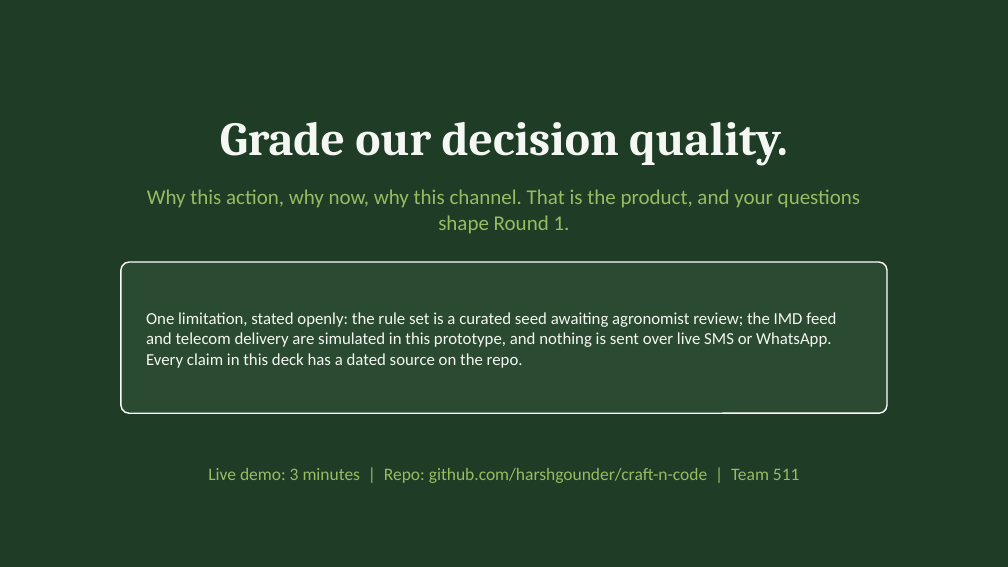
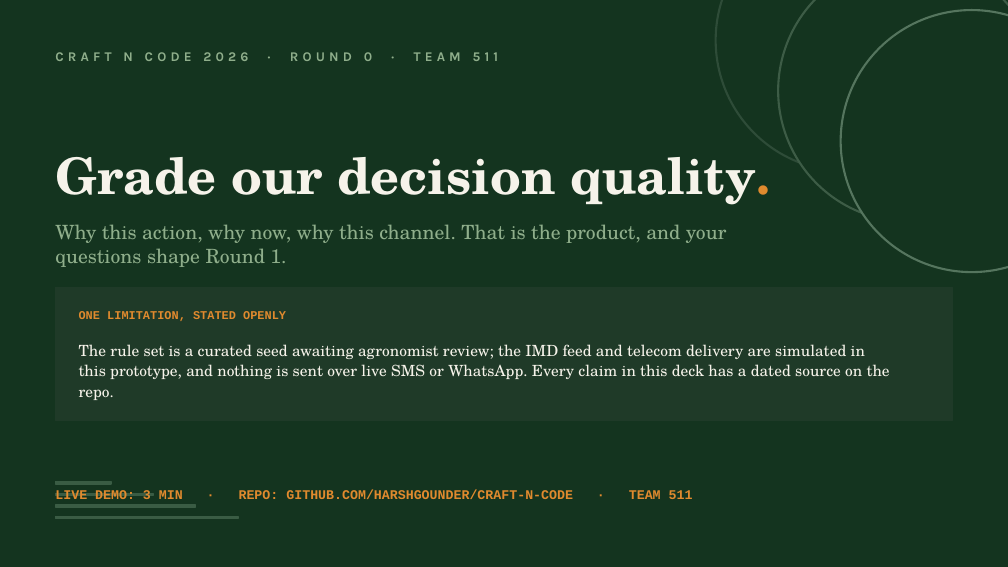
Before and after one commit to harshgounder/craft-n-code, a slide deck: slide 11 of scaffold/deck/KrishiSetu-Round0-20260816.pptx. Drawn at 1008x567 pixels with LibreOffice and Linux fonts; fonts in the diff are those of the drawing. Boxes give left, top, right and bottom in pixels: in the first picture for what was removed or moved away, otherwise in the second. Text is boxed around its words. In the diff, an @@ line names an element or a change of style, - is before the commit and + after.

Commit message:
deck: KrishiSetu v2 redesign (editorial field journal, Canva-style)
- Full visual overhaul: warm paper + deep paddy green + single amber accent
- Editorial typography: Georgia display, Trebuchet labels, Courier data
- Varied layouts: hero stats, split panels, dark pipeline, phone mockup
- Signature motifs: cyclone arcs, crop rows, decision-stamp chips
- Honesty + proof content unchanged, all claims identical to v1
- Verified: 11 slides render, text layer clean, no em dashes

```diff
--- a/scaffold/deck/KrishiSetu-Round0-20260816.pptx
+++ b/scaffold/deck/KrishiSetu-Round0-20260816.pptx
@@ background #1F3D26 to #14341F @@
@@ ellipse added at [716, 0, 978, 171], fill #14341F, outline #2E4C38 1.5 pt @@
@@ ellipse added at [778, 0, 1008, 222], fill #14341F, outline #3D5C46 1.5 pt @@
@@ ellipse added at [841, 10, 1008, 272], fill #14341F, outline #55755E 1.5 pt @@
@@ text added at [55, 52, 499, 61], 9.5 pt, text #8FAE8B, bold @@
+CRAFT N CODE 2026 · ROUND 0 · TEAM 511
@@ text "Grade our decision quality.": place and size @@
-text "Grade our decision quality." at [220, 122, 788, 165]
+text "Grade our decision quality." at [55, 157, 770, 205]
@@ text "Grade our decision quality." at [55, 157, 770, 205]: size 34 to 36 pt, font Cambria to TeX Gyre Schola, text colour #F5F7F2 to #F6F3EA; text colour #F5F7F2 to #E08A2E in "quality."; alignment centre to left @@
@@ text "Why this action, why now, ...": place and size @@
-text "Why this action, why now, ..." at [147, 189, 860, 234]
+text "Why this action, why now, ..." at [55, 224, 727, 267]
@@ text "Why this action, why now, ..." at [55, 224, 727, 267]: size 15 to 14 pt, font Calibri to TeX Gyre Schola, text colour #97BC62 to #8FAE8B; alignment centre to left @@
@@ rounded rectangle removed at [121, 262, 887, 413] @@
@@ rectangle added at [55, 287, 953, 420], fill #1F3A28, outline #1F3A28 1 pt @@
@@ text added at [79, 311, 286, 321], 8.5 pt, text #E08A2E, bold @@
+ONE LIMITATION, STATED OPENLY
@@ text at [79, 344, 890, 400]: text changed; size 12 to 11 pt; font Calibri to TeX Gyre Schola; text colour #F5F7F2 to #F6F3EA @@
-One limitation, stated openly: the rule set is a curated seed awaiting agronomist review; the IMD feed and telecom delivery are simulated in this prototype, and nothing is sent over live SMS or WhatsApp. Every claim in this deck has a dated source on the repo.
+The rule set is a curated seed awaiting agronomist review; the IMD feed and telecom delivery are simulated in this prototype, and nothing is sent over live SMS or WhatsApp. Every claim in this deck has a dated source on the repo.
@@ text at [55, 489, 693, 499]: text changed; size 12.5 to 9.5 pt; font Calibri to Courier New; text colour #97BC62 to #E08A2E; bold on @@
-Live demo: 3 minutes | Repo: github.com/harshgounder/craft-n-code | Team 511
+LIVE DEMO: 3 MIN · REPO: GITHUB.COM/HARSHGOUNDER/CRAFT-N-CODE · TEAM 511
@@ rectangle added at [55, 482, 111, 484], fill #3A5C44, outline #3A5C44 1 pt @@
@@ rectangle added at [55, 493, 153, 495], fill #3A5C44, outline #3A5C44 1 pt @@
@@ rectangle added at [55, 505, 196, 507], fill #3A5C44, outline #3A5C44 1 pt @@
@@ rectangle added at [55, 516, 238, 518], fill #3A5C44, outline #3A5C44 1 pt @@
```
Also in this commit, not shown: 10 other slides changed, 1 other file.
